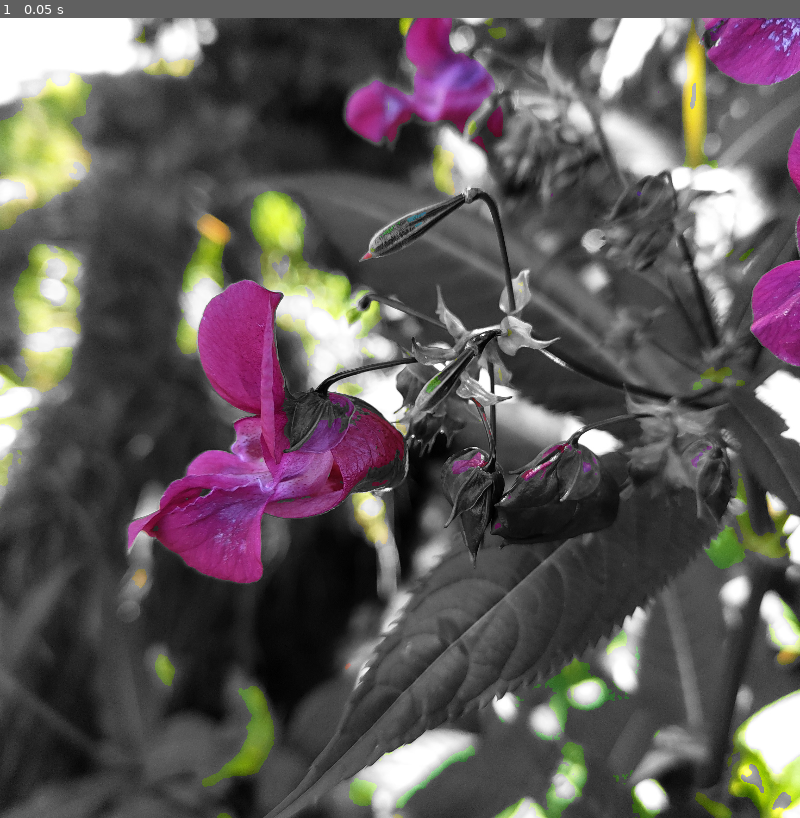
Above: before the commit, frame 1.
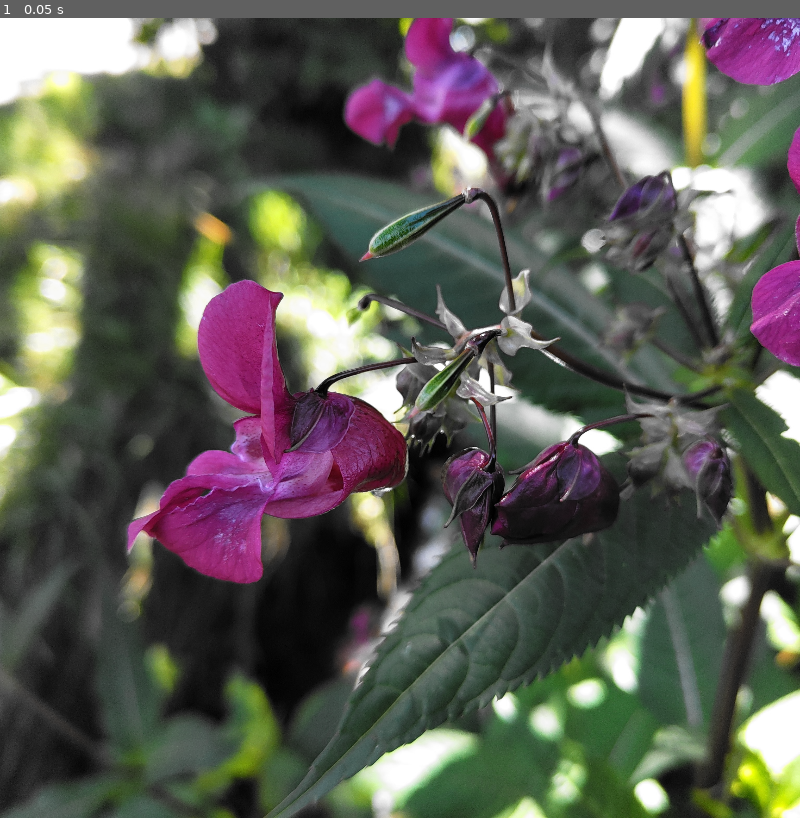
Above: after the commit, the same moment.

Repository: voidxptr/shaders
Game: Godot game, scene res://src/saturationMasking/saturation_masking.tscn
The game is run twice, just before and just after one commit, with the same random seed, the same clock (stepped at 60 frames per second) and the same inputs. This scene is started directly instead of the project's main scene.
Inputs:
- Up to frame 1 (0.05 s): no input

The runs differ from the first frame. In frame 1, 5.9% of the frame differs, in the area x 0-100%, y 0-100%.

Commit message:
better sat selection masking

Diff:
--- a/src/saturationMasking/saturation_masking.gdshader
+++ b/src/saturationMasking/saturation_masking.gdshader
@@ -4,8 +4,8 @@
 
 group_uniforms masking;
 uniform bool mask_by_sat = true;
-uniform float mask_by_sat_min:hint_range(0.0, 1.0, 0.01) = 0.35;
-uniform float mask_by_sat_max:hint_range(0.0, 1.0, 0.01) = 0.5;
+uniform float mask_by_sat_min:hint_range(0.0, 10.0, 0.1) = 1.1;
+uniform float mask_by_sat_max:hint_range(0.0, 10.0, 0.1) = 6.9;
 uniform bool mask_by_sat_inv = false;
 
 uniform bool box_blur_mask = true;
@@ -58,7 +58,8 @@
 	{
 		float sat = saturation(texblured.rgb);
 
-		sat = sat >= mask_by_sat_min && sat <= mask_by_sat_max ? 1.0 : 0.0;		// using sat as tmp var cause im lazy
+		sat = clamp((sat * mask_by_sat_max) - mask_by_sat_min, 0.0, 1.0);
+
 		if(mask_by_sat_inv) {sat = 1.0 - sat;}
 
 		mask *= sat;
--- a/src/saturationMasking/saturation_masking.tscn
+++ b/src/saturationMasking/saturation_masking.tscn
@@ -6,8 +6,8 @@
 [sub_resource type="ShaderMaterial" id="ShaderMaterial_rwvj1"]
 shader = ExtResource("1_1hp1r")
 shader_parameter/mask_by_sat = true
-shader_parameter/mask_by_sat_min = 0.29
-shader_parameter/mask_by_sat_max = 1.0
+shader_parameter/mask_by_sat_min = 0.4
+shader_parameter/mask_by_sat_max = 4.7
 shader_parameter/mask_by_sat_inv = true
 shader_parameter/box_blur_mask = true
 shader_parameter/debug_visual_mask = false
